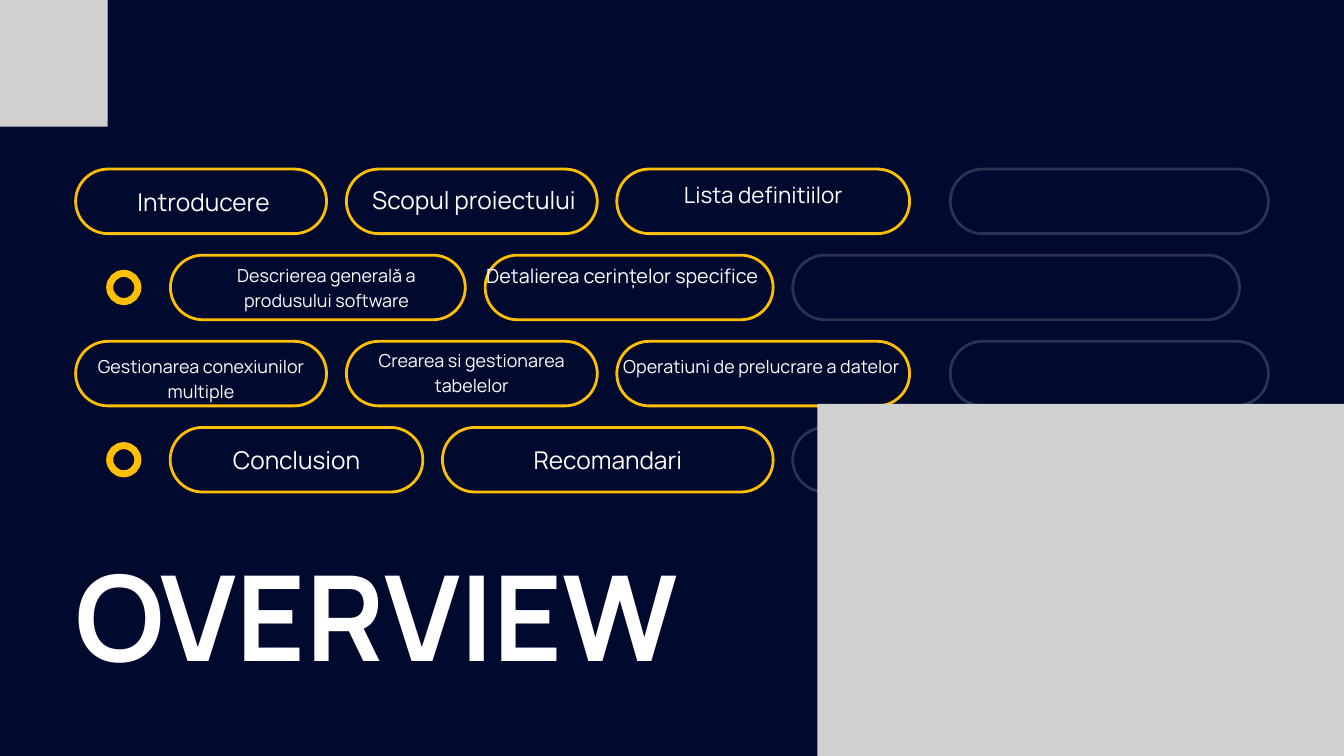
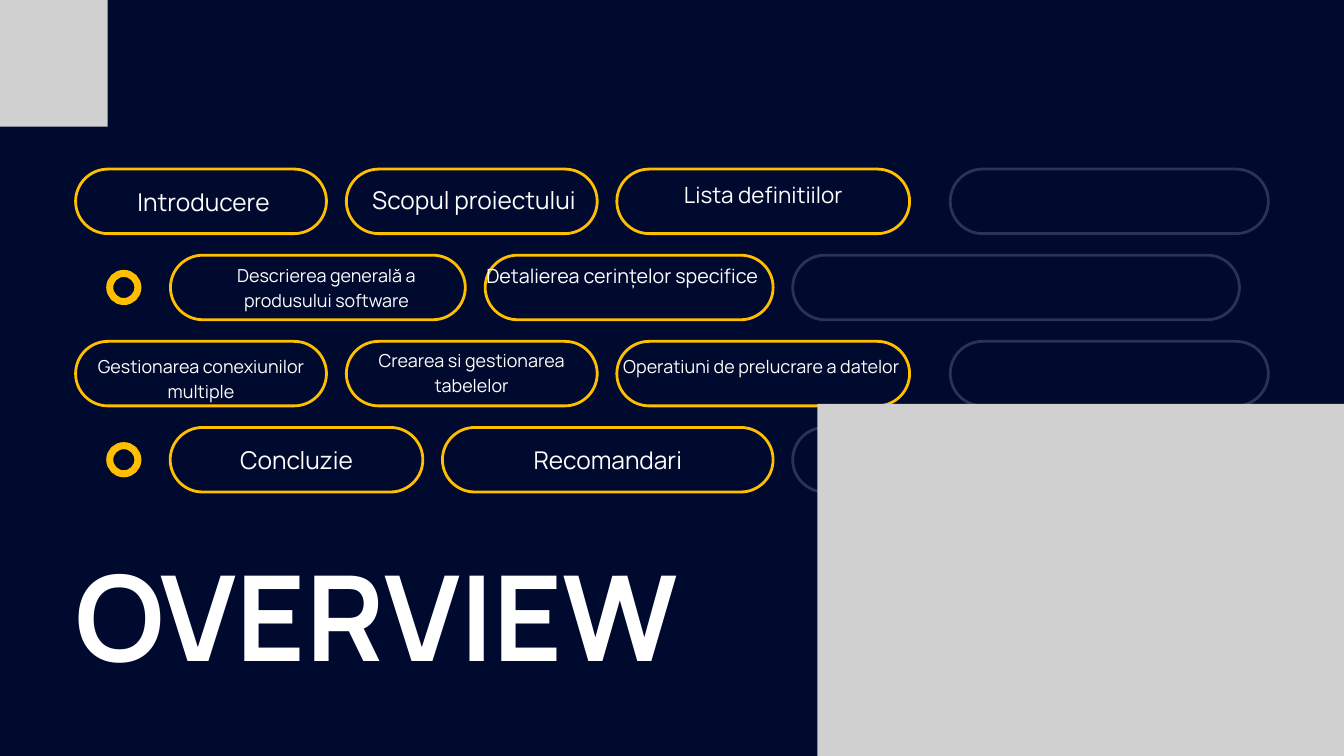
Before and after one commit to AlexBadea1308/PSO_Proiect_Badea_Grosu, a slide deck: slide 2 of PSO_PROIECT_BAZE_DE_DATE.pptx. Drawn at 1344x756 pixels with LibreOffice and Linux fonts; fonts in the diff are those of the drawing; grey boxes stand for pictures. Boxes give left, top, right and bottom in pixels: in the first picture for what was removed or moved away, otherwise in the second. Text is boxed around its words. In the diff, an @@ line names an element or a change of style, - is before the commit and + after.

```diff
--- a/PSO_PROIECT_BAZE_DE_DATE.pptx
+++ b/PSO_PROIECT_BAZE_DE_DATE.pptx
@@ freeform shape at bbox=[485, 255, 773, 320]: outline redrawn @@
@@ size 19.1 to 19.2 pt in 3 elements at bbox=[237, 269, 416, 312], bbox=[379, 354, 564, 393], bbox=[98, 360, 304, 403] @@
@@ freeform shape at bbox=[76, 341, 327, 406]: outline redrawn @@
@@ text at bbox=[240, 451, 353, 470]: text changed; size 26.1 to 26.2 pt @@
-Conclusion
+Concluzie
```
Also in this commit, not shown: 9 other slides changed, 9 other files.
